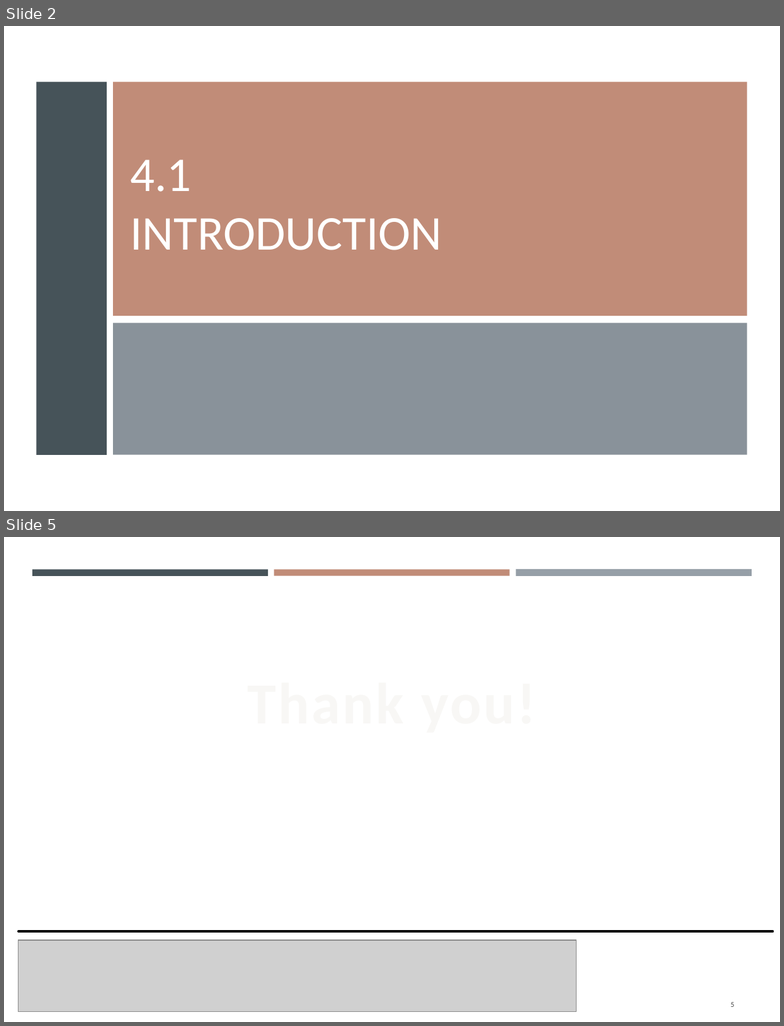
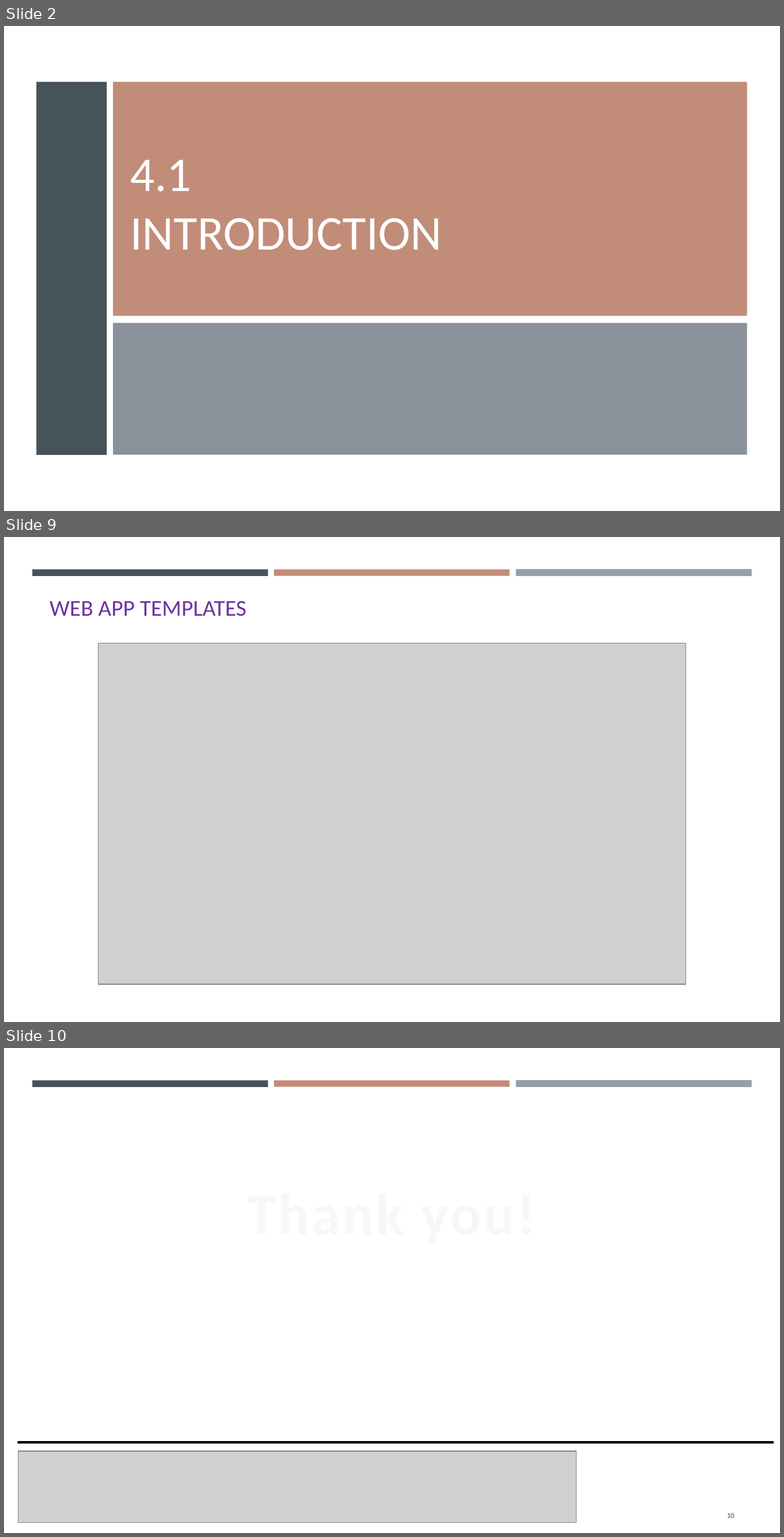
Before and after one commit to gisynw/Field_Techniques, a slide deck: docs/Lectures/Week05/Week05_GEOG3319_ResponseWebMap.pptx. Shown one above the other, each under a label of ours: slides 2 and 5 before the commit, slides 2, 9 and 10 after it; the slides between them are not shown. The pictures are 784x1026 and 784x1537 pixels, drawn with LibreOffice and Linux fonts; fonts in the diff are those of the drawing; grey boxes stand for pictures. Boxes give left, top, right and bottom in pixels: in the first picture for what was removed or moved away, otherwise in the second. Text is boxed around its words. In the diff, an @@ line names an element or a change of style, - is before the commit and + after.

```diff
--- a/docs/Lectures/Week05/Week05_GEOG3319_ResponseWebMap.pptx
+++ b/docs/Lectures/Week05/Week05_GEOG3319_ResponseWebMap.pptx
@@ slide 9 added at [4, 537, 780, 1022], background #FFFFFF; not listed: 3 template elements that a slide beside it also shows @@
@@ title added at [49, 601, 247, 616], 18.9 pt, text #7030A0 @@
+WEB APP TEMPLATES
@@ picture added at [98, 643, 685, 984] @@
@@ what was slide 5 is now slide 10 @@
@@ page number at [727, 1513, 735, 1518]: text changed @@
-5
+10
```
Also in this commit, not shown: 2 slides changed, 4 other slides added.
